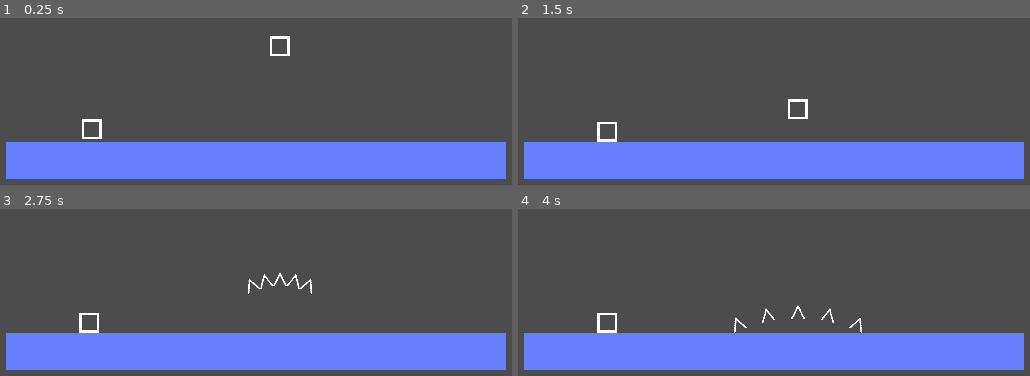
Above: before the commit, frames 1-4 (two rows, left to right).
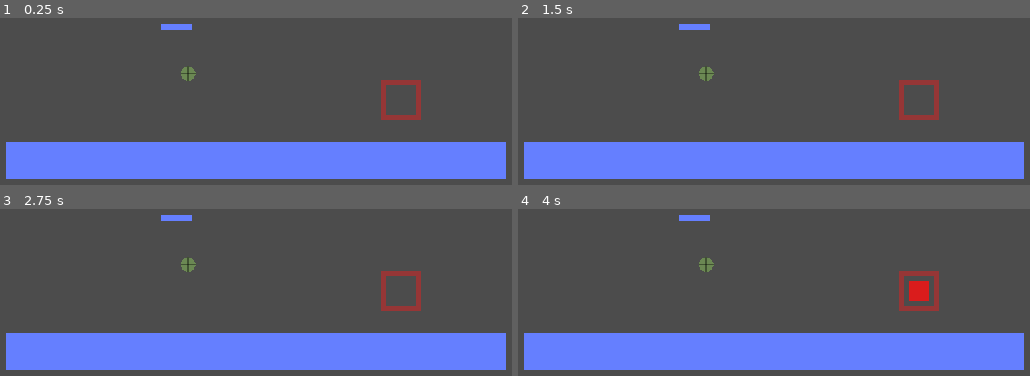
Above: after the commit, the same moments.

Repository: ktosox/GWJ68
Game: Godot game, scene res://test/feature_playground.tscn
Two runs of this game, one before a commit and one after it. Both use one fixed random seed, a clock stepped at 60 frames per second and the inputs below. The project has no main scene, so this scene is started directly. The engine's default icon, where the game draws it, is replaced by a stand-in: a white triangle on a blue panel in a dark square.
Inputs (mouse positions are in pixels of both pictures, inside the frame that each line leads up to):
- Up to frame 1 (0.25 s): no input
- Up to frame 2 (1.5 s): move the mouse to (922, 19) at 0.52 s; press the mouse at (922, 19) at 0.53 s; move the mouse to (589, 64) at 1.27 s; release the mouse at (589, 64) at 1.28 s; click (589, 64) at 1.35 s
- Up to frame 3 (2.75 s): move the mouse to (outside the picture) at 2.02 s; press the mouse at (outside the picture) at 2.03 s
- Up to frame 4 (4 s): move the mouse to (707, 324) at 2.77 s; release the mouse at (707, 324) at 2.78 s; click (707, 324) at 2.85 s; move the mouse to (989, 300) at 3.52 s; press the mouse at (989, 300) at 3.53 s

The runs differ from the first frame. In frame 1, 1.6% of the frame differs, in the area x 16-83%, y 3-73%; in frame 2, 1.6%; in frame 3, 1.7%; in frame 4, 2.2%, in the area x 15-83%, y 3-75%.

Commit message:
added tracking
and a simple enemy to test tracking

Diff:
--- a/Game/stuff/enemy.tscn
+++ b/Game/stuff/enemy.tscn
@@ -1,5 +1,17 @@
-[gd_scene format=2]
+[gd_scene load_steps=3 format=2]
+
+[ext_resource path="res://resources/square.png" type="Texture" id=1]
+
+[sub_resource type="RectangleShape2D" id=1]
+extents = Vector2( 16, 16 )
 
 [node name="Enemy" type="RigidBody2D"]
+modulate = Color( 0.858824, 0.113725, 0.113725, 1 )
+collision_layer = 16
+collision_mask = 18
 
 [node name="CollisionShape2D" type="CollisionShape2D" parent="."]
+shape = SubResource( 1 )
+
+[node name="Square" type="Sprite" parent="."]
+texture = ExtResource( 1 )
--- /dev/null
+++ b/Game/stuff/enemy_spawner.gd
@@ -0,0 +1,16 @@
+extends Node2D
+
+var enemy_scene = preload("res://stuff/enemy.tscn")
+
+func spawn_enemy():
+	var new_enemy = enemy_scene.instance()
+	new_enemy.global_position = global_position
+
+	get_parent().add_child(new_enemy)
+
+	pass
+
+
+func _on_Timer_timeout():
+	spawn_enemy()
+	pass # Replace with function body.
--- /dev/null
+++ b/Game/stuff/enemy_spawner.tscn
@@ -0,0 +1,18 @@
+[gd_scene load_steps=3 format=2]
+
+[ext_resource path="res://resources/box.png" type="Texture" id=1]
+[ext_resource path="res://stuff/enemy_spawner.gd" type="Script" id=2]
+
+[node name="EnemySpawner" type="Node2D"]
+script = ExtResource( 2 )
+
+[node name="Box" type="Sprite" parent="."]
+modulate = Color( 0.592157, 0.215686, 0.215686, 1 )
+scale = Vector2( 2, 2 )
+texture = ExtResource( 1 )
+
+[node name="Timer" type="Timer" parent="."]
+wait_time = 4.0
+autostart = true
+
+[connection signal="timeout" from="Timer" to="." method="_on_Timer_timeout"]
--- a/Game/stuff/turret_stuff/turret.gd
+++ b/Game/stuff/turret_stuff/turret.gd
@@ -24,13 +24,19 @@
 
 var bonus_range
 
+# enemy tracking stuff
+
+var tracked_enemy = null
+
 
 var tooltip_scene = preload("res://ui/turret_tooltip.tscn")
 
 func _process(delta):
 	battery_current += delta * charge_rate
 	battery_current = min(battery_current, battery_max)
-
+	if tracked_enemy != null:
+		$Tracker.global_position = tracked_enemy.global_position
+		$BarrelSlot.look_at($Tracker.global_position)
 
 func assemble_turret():
 	# place base
@@ -46,6 +52,14 @@
 		# call Funcref from barrel to turn it off
 	pass
 
+
+func update_tracker():
+	var possible_targets = $EnemyDetector.get_overlapping_bodies()
+	if possible_targets.size() == 0:
+		tracked_enemy = null
+		return
+	tracked_enemy = possible_targets[0]
+	pass
 
 
 
@@ -64,3 +78,17 @@
 func _on_HoverBox_mouse_exited():
 	$TurretTooltip.visible = false
 	pass # Replace with function body.
+
+
+
+func _on_EnemyDetector_body_entered(body):
+	if tracked_enemy == null:
+		update_tracker()
+	pass # Replace with function body.
+
+
+func _on_EnemyDetector_body_exited(body):
+	if body == tracked_enemy:
+		tracked_enemy = null
+		update_tracker()
+	pass # Replace with function body.
--- a/Game/stuff/turret_stuff/turret.tscn
+++ b/Game/stuff/turret_stuff/turret.tscn
@@ -1,12 +1,17 @@
-[gd_scene load_steps=3 format=2]
+[gd_scene load_steps=5 format=2]
 
 [ext_resource path="res://stuff/turret_stuff/turret.gd" type="Script" id=1]
 [ext_resource path="res://ui/turret_tooltip.tscn" type="PackedScene" id=2]
+[ext_resource path="res://resources/dot.png" type="Texture" id=3]
+
+[sub_resource type="CircleShape2D" id=1]
+radius = 200.0
 
 [node name="Turret" type="Node2D"]
 script = ExtResource( 1 )
 
 [node name="HoverBox" type="Control" parent="."]
+visible = false
 margin_left = -30.0
 margin_top = -30.0
 margin_right = 30.0
@@ -24,6 +29,37 @@
 margin_right = 110.0
 margin_bottom = -28.0
 
+[node name="EnemyDetector" type="Area2D" parent="."]
+collision_layer = 0
+collision_mask = 16
+
+[node name="CollisionShape2D" type="CollisionShape2D" parent="EnemyDetector"]
+shape = SubResource( 1 )
+
+[node name="Tracker" type="Sprite" parent="."]
+modulate = Color( 0.607843, 0.894118, 0.368627, 0.4 )
+position = Vector2( 44, 75 )
+z_index = 5
+texture = ExtResource( 3 )
+
+[node name="Line2D" type="Line2D" parent="Tracker"]
+points = PoolVector2Array( -12, 0, 12, 0 )
+width = 2.0
+default_color = Color( 0, 0, 0, 1 )
+
+[node name="Line2D2" type="Line2D" parent="Tracker"]
+rotation = 1.5708
+points = PoolVector2Array( -12, 0, 12, 0 )
+width = 2.0
+default_color = Color( 0, 0, 0, 1 )
+
+[node name="BarrelSlot" type="Node2D" parent="."]
+
+[node name="Line2D" type="Line2D" parent="BarrelSlot"]
+points = PoolVector2Array( 0, 0, 50, 0 )
+
 [connection signal="mouse_entered" from="HoverBox" to="." method="_on_HoverBox_mouse_entered"]
 [connection signal="mouse_exited" from="HoverBox" to="." method="_on_HoverBox_mouse_exited"]
 [connection signal="timeout" from="EnergyChecker" to="." method="_on_EnergyChecker_timeout"]
+[connection signal="body_entered" from="EnemyDetector" to="." method="_on_EnemyDetector_body_entered"]
+[connection signal="body_exited" from="EnemyDetector" to="." method="_on_EnemyDetector_body_exited"]
--- a/Game/test/feature_playground.tscn
+++ b/Game/test/feature_playground.tscn
@@ -7,14 +7,11 @@
 [ext_resource path="res://resources/dot.png" type="Texture" id=5]
 [ext_resource path="res://resources/box.png" type="Texture" id=6]
 [ext_resource path="res://resources/square.png" type="Texture" id=7]
-[ext_resource path="res://stuff/nail_box.tscn" type="PackedScene" id=8]
 [ext_resource path="res://stuff/turret_stuff/turret.tscn" type="PackedScene" id=9]
+[ext_resource path="res://stuff/enemy_spawner.tscn" type="PackedScene" id=10]
 
 [sub_resource type="RectangleShape2D" id=1]
 extents = Vector2( 400, 30 )
-
-[sub_resource type="RectangleShape2D" id=2]
-extents = Vector2( 16, 16 )
 
 [node name="FeaturePlayground" type="Node2D"]
 script = ExtResource( 2 )
@@ -67,6 +64,7 @@
 position = Vector2( 682, -172 )
 collision_layer = 2
 collision_mask = 16
+constant_linear_velocity = Vector2( -80, 0 )
 
 [node name="Line2D" type="Line2D" parent="StaticBody2D"]
 points = PoolVector2Array( 400, 0, -400, 0 )
@@ -75,24 +73,11 @@
 [node name="CollisionShape2D" type="CollisionShape2D" parent="StaticBody2D"]
 shape = SubResource( 1 )
 
-[node name="RigidBody2D" type="RigidBody2D" parent="."]
-position = Vector2( 421, -225 )
-collision_layer = 16
-collision_mask = 18
-mode = 2
-applied_force = Vector2( -80, 0 )
-
-[node name="CollisionShape2D" type="CollisionShape2D" parent="RigidBody2D"]
-shape = SubResource( 2 )
-
-[node name="Box" type="Sprite" parent="RigidBody2D"]
-texture = ExtResource( 6 )
-
-[node name="NailBox" parent="." instance=ExtResource( 8 )]
-position = Vector2( 720, -358 )
+[node name="EnemySpawner" parent="." instance=ExtResource( 10 )]
+position = Vector2( 913, -269 )
 
 [node name="Turret" parent="." instance=ExtResource( 9 )]
-position = Vector2( 270, -296 )
+position = Vector2( 529, -386 )
 
 [connection signal="mouse_entered" from="Icon/TextureProgress" to="." method="_on_TextureProgress_mouse_entered"]
 [connection signal="mouse_exited" from="Icon/TextureProgress" to="." method="_on_TextureProgress_mouse_exited"]
Not shown: 1 places in Game/test/feature_playground.tscn that only renumber resources
